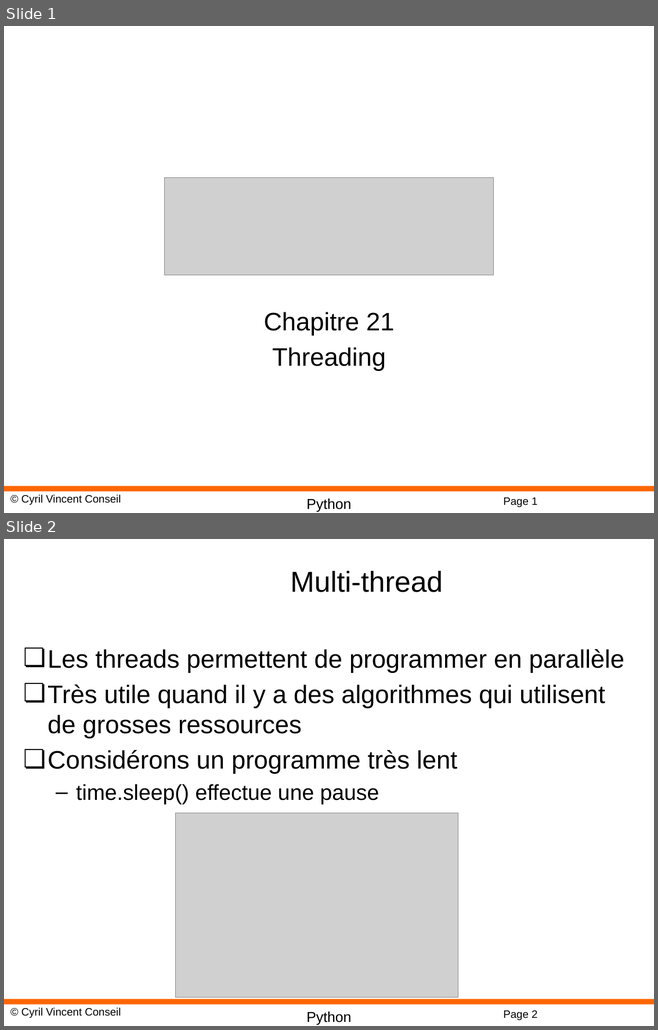
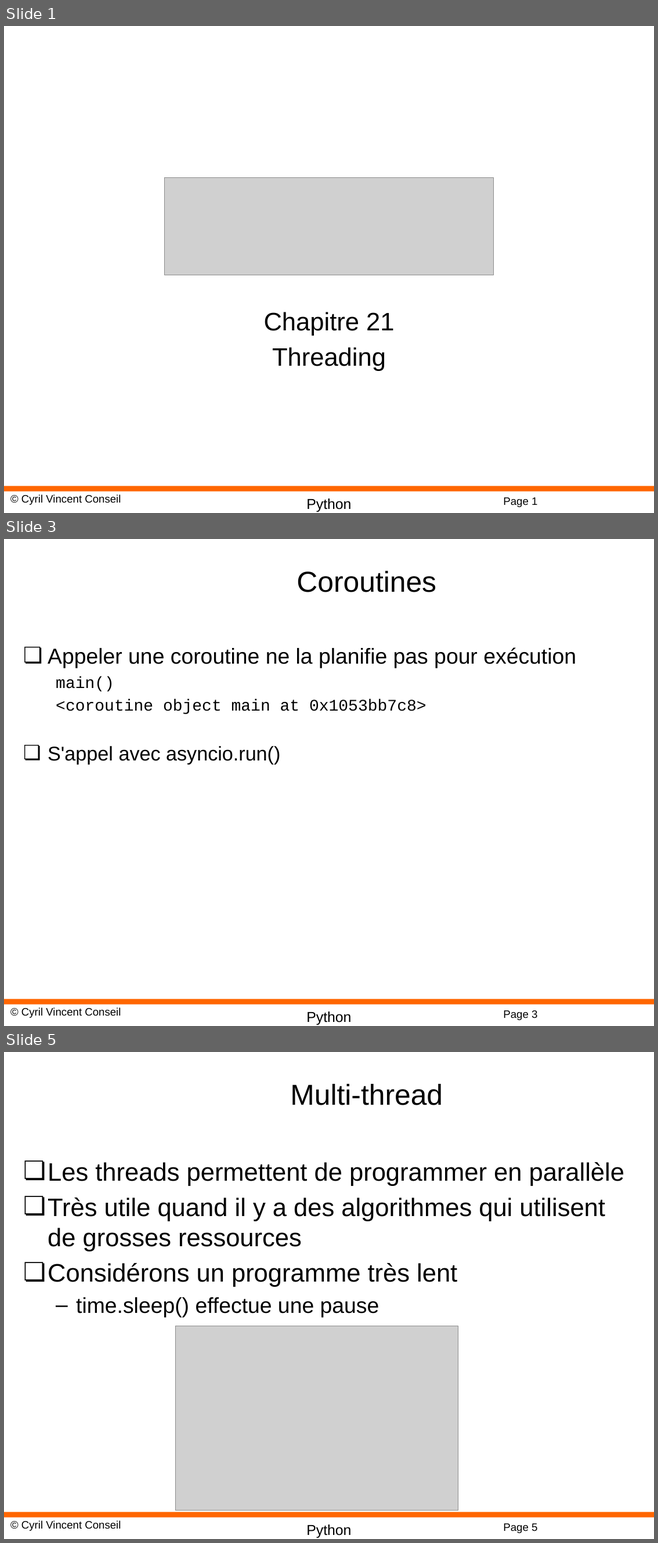
Before and after one commit to cyrilvincent/python-advanced, a slide deck: PPT/Python21-Threading.pptx. Shown one above the other, each under a label of ours: slides 1 and 2 before the commit, slides 1, 3 and 5 after it; the slides between them are not shown. The pictures are 658x1030 and 658x1543 pixels, drawn with LibreOffice and Linux fonts; fonts in the diff are those of the drawing; grey boxes stand for pictures; background and template pictures are left out. Boxes give left, top, right and bottom in pixels: in the first picture for what was removed or moved away, otherwise in the second. Text is boxed around its words. In the diff, an @@ line names an element or a change of style, - is before the commit and + after.

```diff
--- a/PPT/Python21-Threading.pptx
+++ b/PPT/Python21-Threading.pptx
@@ slide 3 added at (x1=4, y1=539, x2=654, y2=1026), background #FFFFFF; not listed: 4 template elements that a slide beside it also shows @@
@@ title added at (x1=296, y1=571, x2=436, y2=592), 32 pt, text #000000 @@
+Coroutines
@@ text added at (x1=48, y1=647, x2=576, y2=764), 24 pt, text #000000 @@
+❏ Appeler une coroutine ne la planifie pas pour exécution
+  main()
+  <coroutine object main at 0x1053bb7c8>
+❏ S'appel avec asyncio.run()
@@ what was slide 2 is now slide 5 @@
@@ page number at (x1=503, y1=1524, x2=537, y2=1533): text changed @@
-Page 2
+Page 5
```
Also in this commit, not shown: 2 other slides added, 29 other files.
